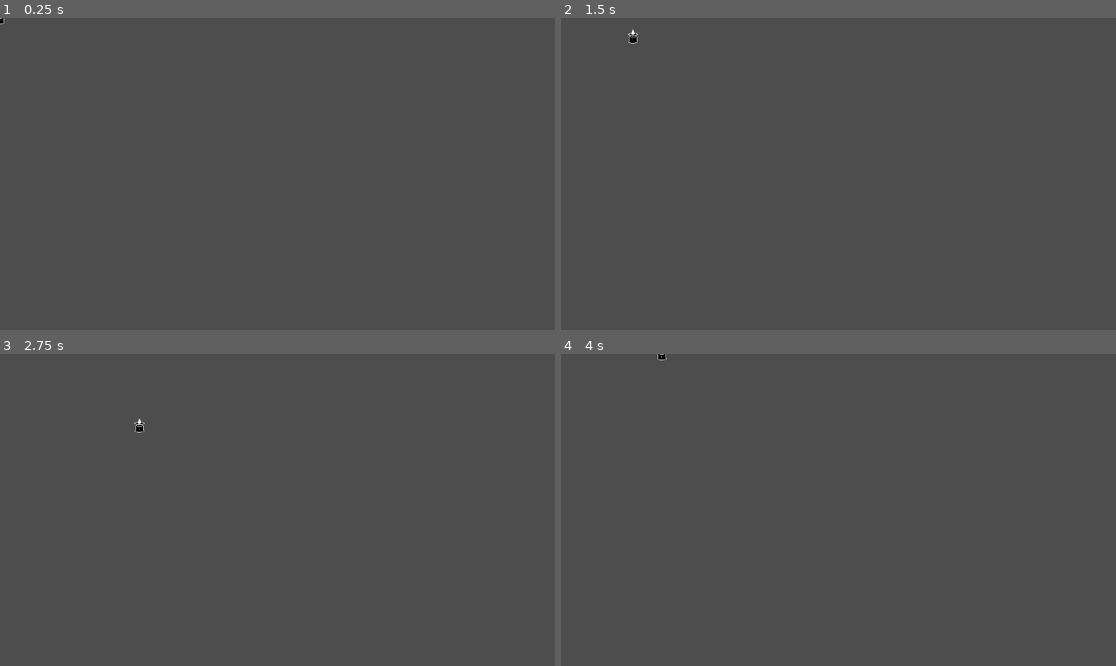
Above: before the commit, frames 1-4 (two rows, left to right).
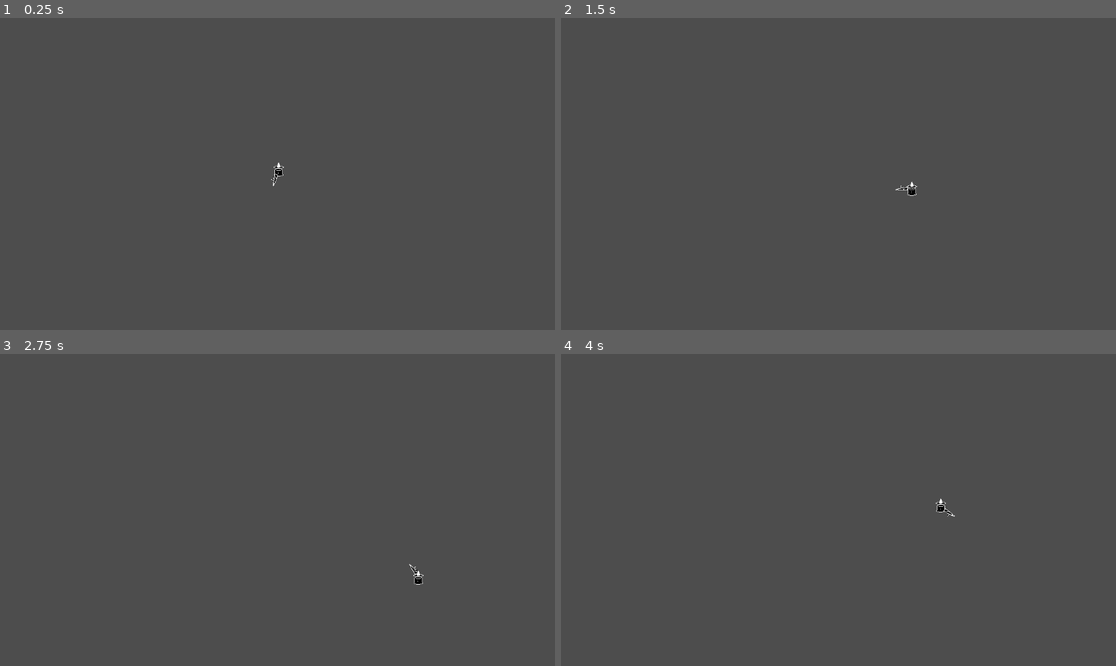
Above: after the commit, the same moments.

Repository: pablopenna/out-of-philosophers-stones
Game: Godot game, scene res://scenes/main.tscn
Same seed, same stepped clock (60 frames per second), same inputs: the game is played once before the commit and once after it.
Inputs (mouse positions are in pixels of both pictures, inside the frame that each line leads up to):
- Up to frame 1 (0.25 s): no input
- Up to frame 2 (1.5 s): tap Enter at 0.5 s; move the mouse to (960, 158) at 0.52 s; hold D (move_right) 0.53-1.28 s; move the mouse to (727, 189) at 1.27 s; hold S (move_down) from 1.28 s (still down)
- Up to frame 3 (2.75 s): move the mouse to (333, 441) at 2.02 s; release S (move_down) at 2.03 s; hold D (move_right) from 2.03 s (still down)
- Up to frame 4 (4 s): move the mouse to (810, 572) at 2.77 s; release D (move_right) at 2.78 s; hold W (move_up) 2.78-3.53 s; move the mouse to (1005, 556) at 3.52 s; hold A (move_left) from 3.53 s (still down)

The runs differ from the first frame. In frame 1, less than 0.1% of the frame differs, in the area x 0-52%, y 0-54%; in frame 2, 0.1%; in frame 3, 0.1%, in the area x 24-77%, y 20-74%; in frame 4, 0.1%.

Commit message:
Add gun scene. It rotates to point to the mouse.

Diff:
--- a/scenes/common/entity.gd
+++ b/scenes/common/entity.gd
@@ -2,7 +2,7 @@
 
 @onready var facing_direction: Vector2 = Vector2.DOWN
 
-func _physics_process(delta: float) -> void:
+func _physics_process(_delta: float) -> void:
 	_update_facing_direction()
 	# "move_and_slide" already takes delta time into account
 	move_and_slide()
--- /dev/null
+++ b/scenes/gun/gun.gd
@@ -0,0 +1,7 @@
+extends Node2D
+
+func _process(_delta: float) -> void:
+	var mouse_position: Vector2 = get_global_mouse_position()
+	var rotation_to_mouse: float = global_position.angle_to_point(mouse_position)
+
+	rotation = rotation_to_mouse
--- /dev/null
+++ b/scenes/gun/gun.tscn
@@ -0,0 +1,12 @@
+[gd_scene load_steps=3 format=3 uid="uid://bf8w8c0v5afmv"]
+
+[ext_resource type="Texture2D" uid="uid://rn6jwpxuyxt4" path="res://art/gun.png" id="1_1j4ea"]
+[ext_resource type="Script" path="res://scenes/gun/gun.gd" id="1_u7sx3"]
+
+[node name="Gun" type="Node2D"]
+script = ExtResource("1_u7sx3")
+
+[node name="Sprite2D" type="Sprite2D" parent="."]
+position = Vector2(25, 2)
+texture = ExtResource("1_1j4ea")
+metadata/_edit_lock_ = true
--- a/scenes/main.tscn
+++ b/scenes/main.tscn
@@ -5,3 +5,4 @@
 [node name="Main" type="Node2D"]
 
 [node name="Player" parent="." instance=ExtResource("1_6ulhn")]
+position = Vector2(579, 316)
--- a/scenes/player/player.tscn
+++ b/scenes/player/player.tscn
@@ -1,7 +1,8 @@
-[gd_scene load_steps=4 format=3 uid="uid://p143u0yu7cua"]
+[gd_scene load_steps=5 format=3 uid="uid://p143u0yu7cua"]
 
 [ext_resource type="Script" path="res://scenes/player/player.gd" id="1_qd4n7"]
 [ext_resource type="Texture2D" uid="uid://b3ud6cvdh6bu4" path="res://art/player.png" id="2_si4qa"]
+[ext_resource type="PackedScene" uid="uid://bf8w8c0v5afmv" path="res://scenes/gun/gun.tscn" id="3_pra16"]
 
 [sub_resource type="RectangleShape2D" id="RectangleShape2D_p6e2r"]
 size = Vector2(17, 17)
@@ -19,3 +20,5 @@
 [node name="Sprite2D" type="Sprite2D" parent="."]
 texture = ExtResource("2_si4qa")
 hframes = 3
+
+[node name="Gun" parent="." instance=ExtResource("3_pra16")]
